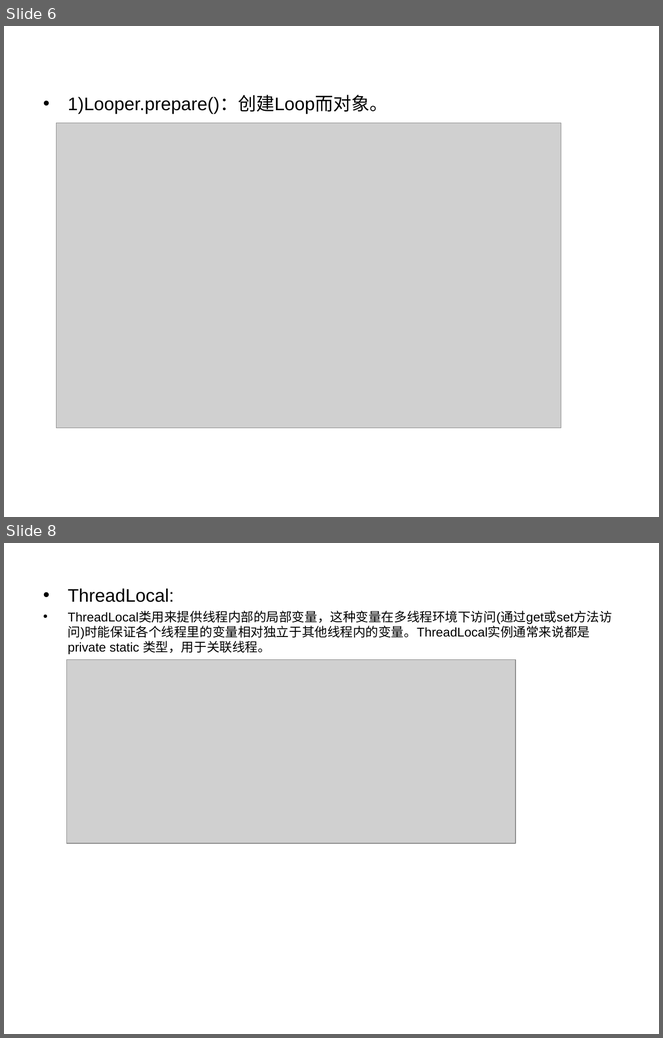
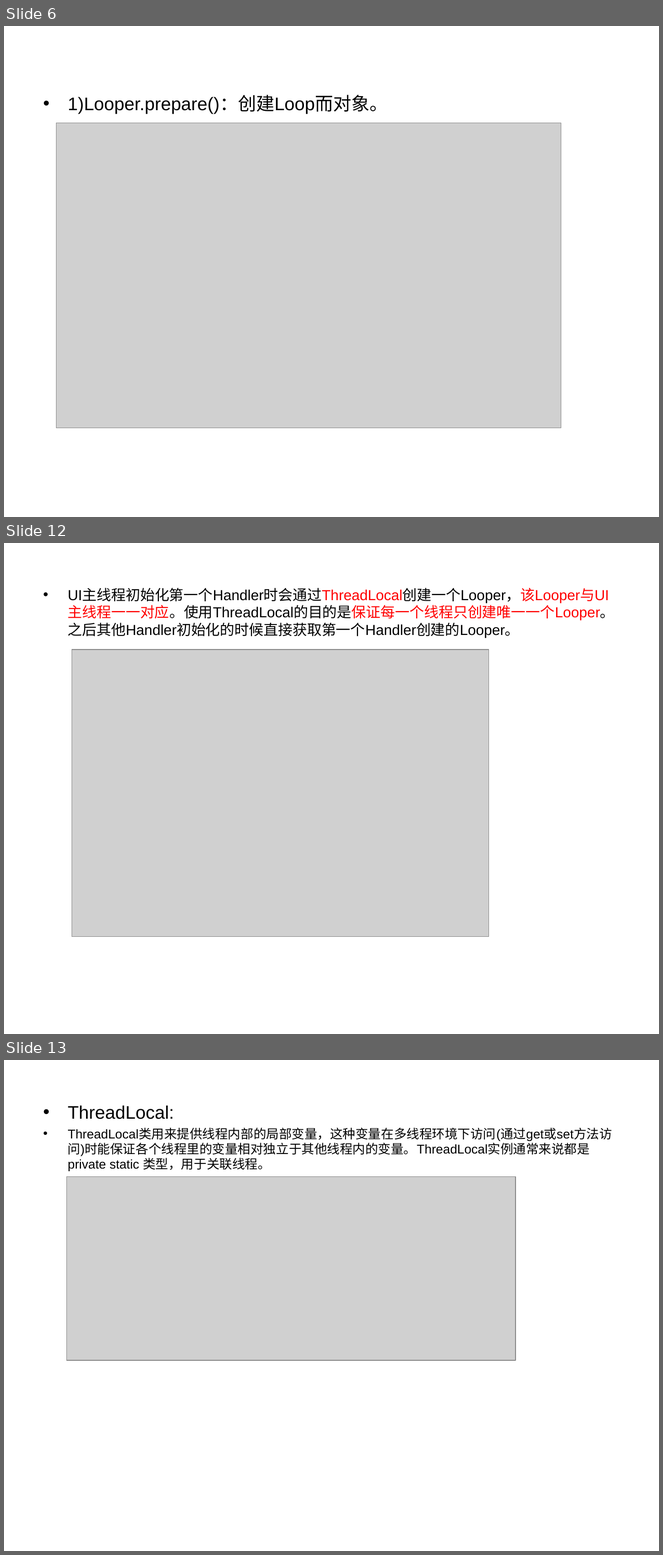
Before and after one commit to PeakLi/Android-Handler, a slide deck: Android Handler.ppt. Shown one above the other, each under a label of ours: slides 6 and 8 before the commit, slides 6, 12 and 13 after it; the slides between them are not shown. The pictures are 663x1038 and 663x1555 pixels, drawn with LibreOffice and Linux fonts; fonts in the diff are those of the drawing; grey boxes stand for pictures. Boxes give left, top, right and bottom in pixels: in the first picture for what was removed or moved away, otherwise in the second. Text is boxed around its words. In the diff, an @@ line names an element or a change of style, - is before the commit and + after.

```diff
--- a/Android Handler.ppt
+++ b/Android Handler.ppt
@@ slide 12 added at (4, 543, 659, 1034), background #FFFFFF @@
@@ text added at (68, 589, 615, 638), 16 pt, text #000000 @@
+• UI主线程初始化第一个Handler时会通过ThreadLocal创建一个Looper，该Looper与UI主线程一一对应。使用ThreadLocal的目的是保证每一个线程只创建唯一一个Looper。之后其他Handler初始化的时候直接获取第一个Handler创建的Looper。
@@ picture added at (72, 650, 489, 938) @@
@@ what was slide 8 is now slide 13 @@
```
Also in this commit, not shown: 1 slide changed, 4 other slides added.
